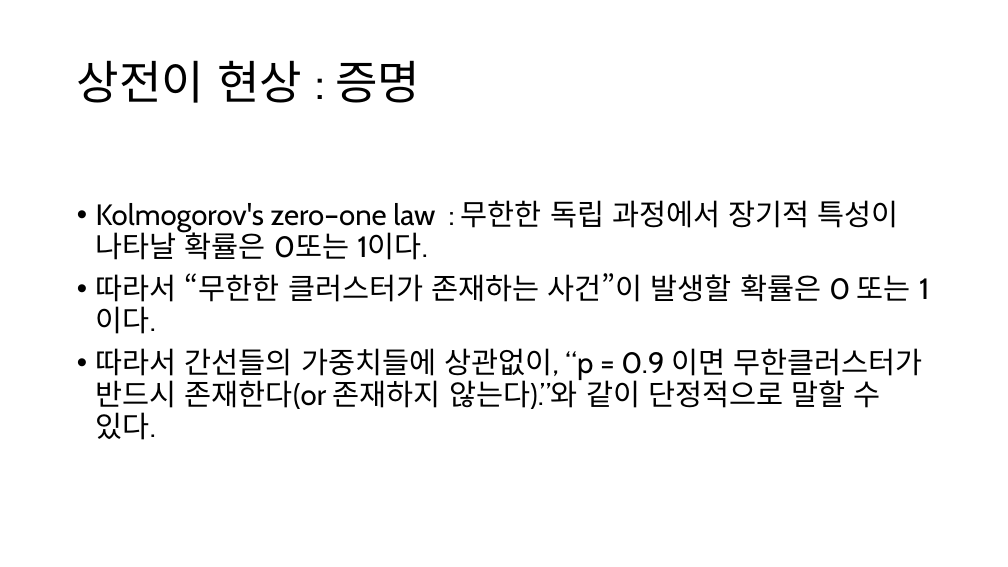
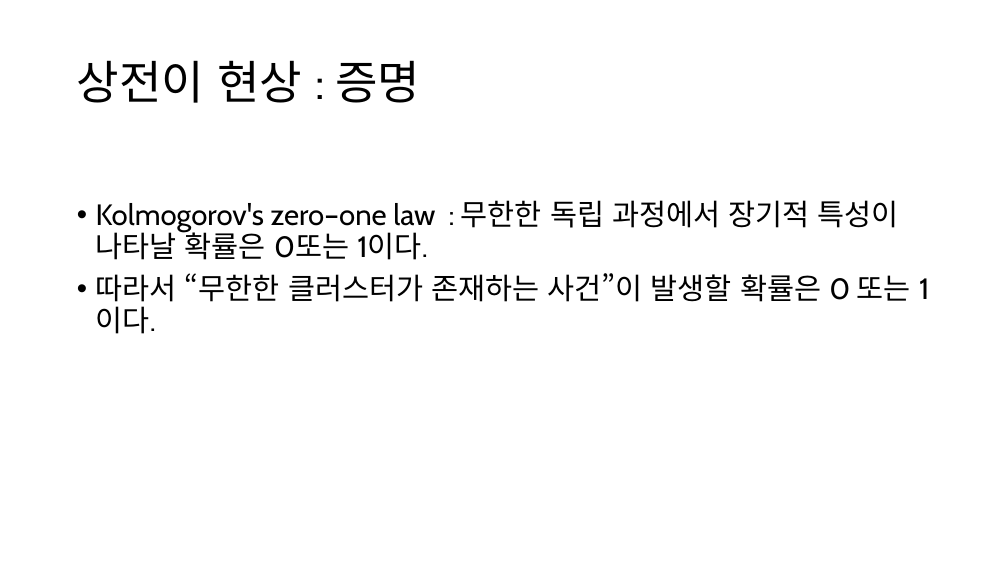
Before and after one commit to singrum/percolation-model, a slide deck: slide 7 of percolation.pptx (slide 10 before the commit). Drawn at 1008x567 pixels with LibreOffice and Linux fonts; fonts in the diff are those of the drawing. Boxes give left, top, right and bottom in pixels: in the first picture for what was removed or moved away, otherwise in the second. Text is boxed around its words. In the diff, an @@ line names an element or a change of style, - is before the commit and + after.

```diff
--- a/percolation.pptx
+++ b/percolation.pptx
@@ text at [96, 348, 922, 440]: paragraph removed @@
-• 따라서 간선들의 가중치들에 상관없이, “p = 0.9 이면 무한클러스터가 반드시 존재한다(or 존재하지 않는다).”와 같이 단정적으로 말할 수 있다.
```
Also in this commit, not shown: 5 other slides changed, 1 slide added, 4 slides removed, 1 other file.
